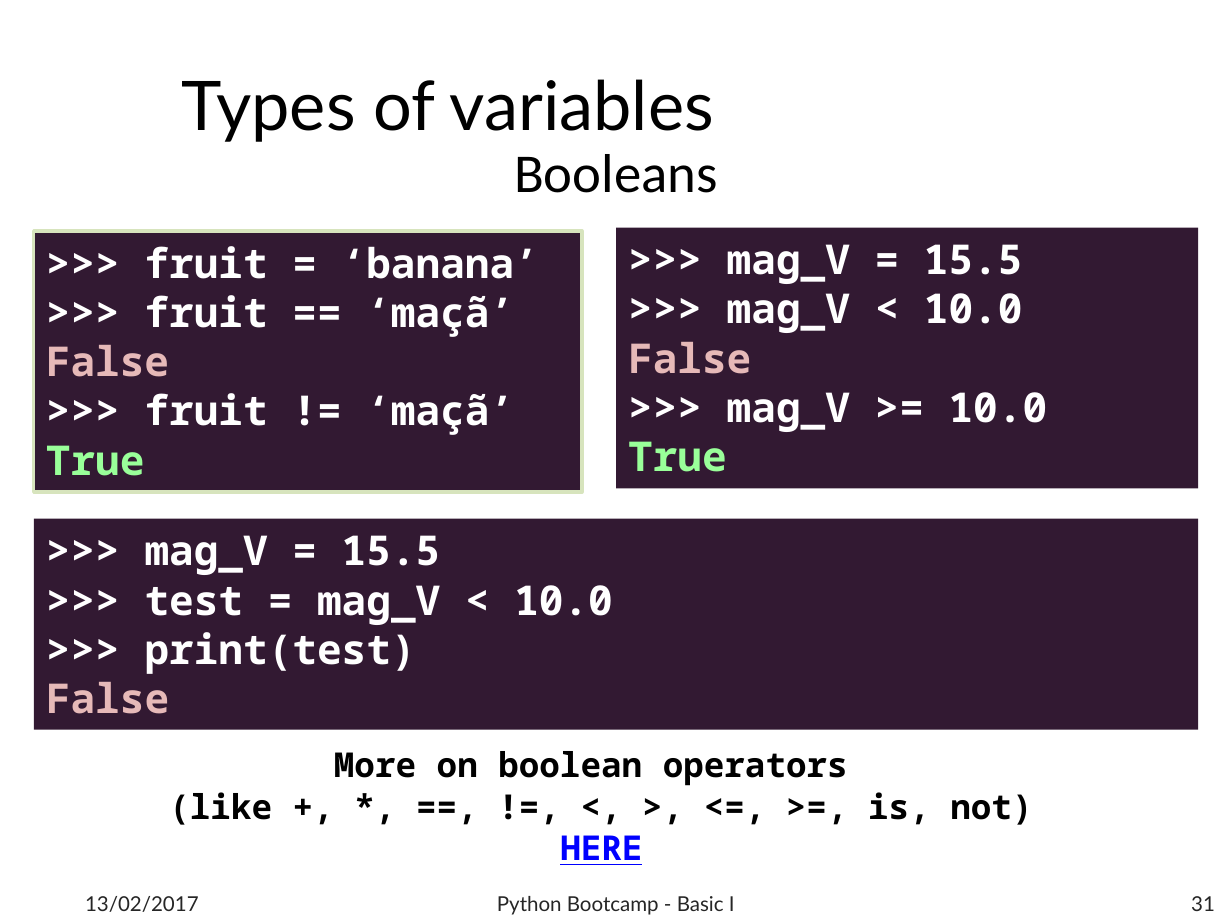
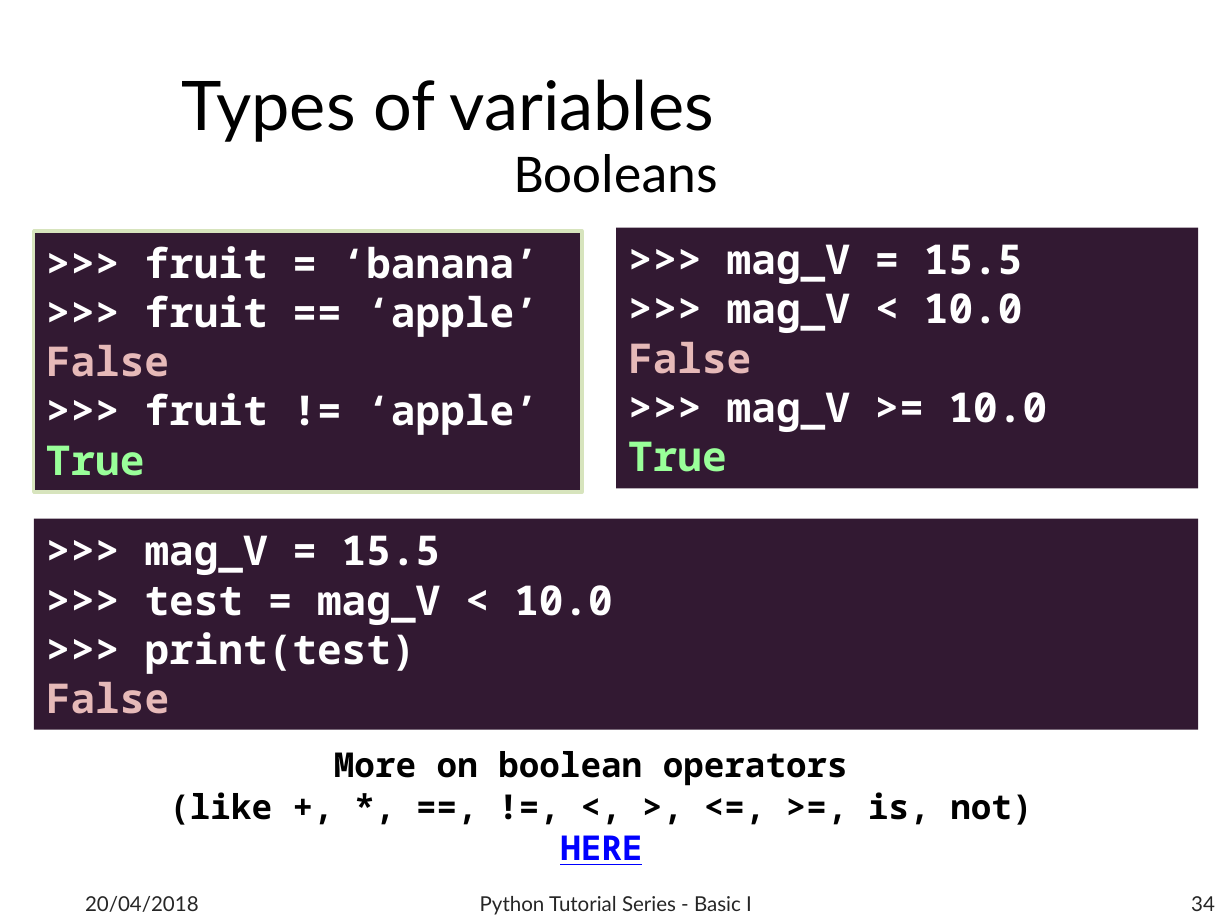
Before and after one commit to b1quint/Python-Tutorial-Series, a slide deck: slide 34 of Presentations/Python Bootcamp - Basics I .pptx (slide 31 before the commit). Drawn at 1232x924 pixels with LibreOffice and Linux fonts; fonts in the diff are those of the drawing; background and template pictures are left out. Boxes give left, top, right and bottom in pixels: in the first picture for what was removed or moved away, otherwise in the second. Text is boxed around its words. In the diff, an @@ line names an element or a change of style, - is before the commit and + after.

Commit message:
Updated presentation - Basics I

```diff
--- a/Presentations/Python Bootcamp - Basics I .pptx
+++ b/Presentations/Python Bootcamp - Basics I .pptx
@@ text in rectangle at (144, 295, 539, 337): text changed @@
->>> fruit == ‘maçã’
+>>> fruit == ‘apple’
@@ text in rectangle at (144, 393, 539, 435): text changed @@
->>> fruit != ‘maçã’
+>>> fruit != ‘apple’
@@ text at (85, 896, 199, 912): text changed @@
-13/02/2017
+20/04/2018
@@ text at (480, 896, 752, 915): text changed @@
-Python Bootcamp - Basic I
+Python Tutorial Series - Basic I
@@ page number at (1191, 896, 1215, 911): text changed @@
-31
+34
```
Also in this commit, not shown: 53 other slides changed, 3 slides added.
